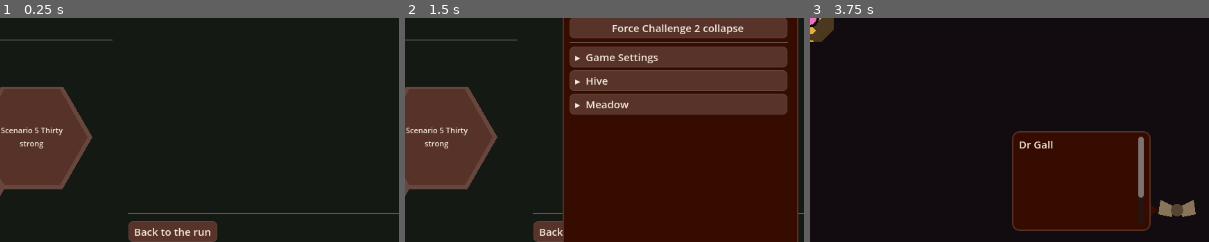
Above: before the commit, frames 1-3 (left to right).
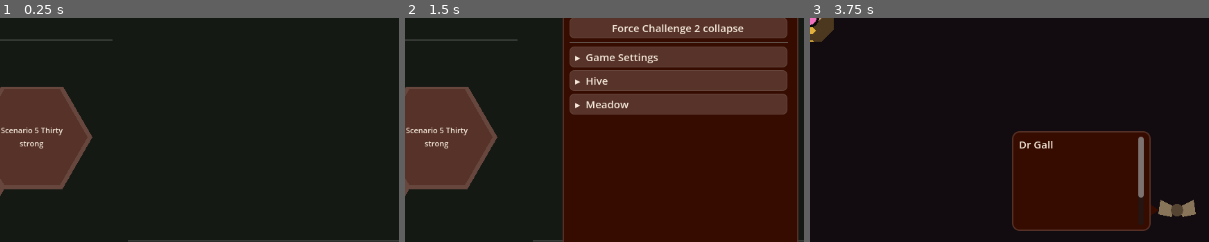
Above: after the commit, the same moments.

Repository: wonderburg7/meadow
Game: Godot game, scene res://scenes/Main.tscn
The game is run twice, just before and just after one commit, with the same random seed, the same clock (stepped at 60 frames per second) and the same inputs.
Inputs (mouse positions are % of the whole screen's width and height, from its top left):
- Up to frame 1 (0.25 s): no input
- Up to frame 2 (1.5 s): click "⚙" at 0.5 s; click (72, 98) at 1.25 s, where only the run before the commit has a clickable "Back to the run"
- Up to frame 3 (3.75 s): click "⚙" at 2 s; click (10, 30) at 2.77 s; click "Start" at 3.5 s
The pictures show only the part of the screen within x 50-100%, y 50-100%; the shares and areas given below are measured in that part.

The runs differ from the first frame. In frame 1, 2.6% of the frame differs, in the area x 32-100%, y 87-100%; in frame 2, 0.7%; in frame 3, nothing differs.

Commit message:
Hide Back to the run when no run is behind the menu
Co-Authored-By: Claude Sonnet 5.5 <noreply@anthropic.com>

Diff:
--- a/scripts/main_menu.gd
+++ b/scripts/main_menu.gd
@@ -122,6 +122,8 @@
 
 var root: Control
 var backdrop: ColorRect
+var _back_btn: Button
+var _back_row: Control
 var settings_button: Button
 var _detail_column: VBoxContainer
 ## level -> {"border": Polygon2D, "fill": Polygon2D, "tick": Label}
@@ -265,11 +267,13 @@
 	right_pane.add_child(HSeparator.new())
 
 	var close_btn := Button.new()
+	_back_btn = close_btn
 	close_btn.text = "Back to the run"
 	close_btn.custom_minimum_size = Vector2(0, 30)
 	_style_button(close_btn)
 	close_btn.pressed.connect(close)
-	right_pane.add_child(UI.with_info(close_btn, "Close the menu and carry on with the colony you already have. Nothing is restarted."))
+	_back_row = UI.with_info(close_btn, "Close the menu and carry on with the colony you already have. Nothing is restarted.")
+	right_pane.add_child(_back_row)
 
 func open() -> void:
 	# Re-read rather than trust whatever was loaded at _ready() -- a
@@ -279,10 +283,14 @@
 	# otherwise go stale for the rest of the session.
 	_profile_data = PlayerProfile.read()
 	_refresh_ticks()
+	# "Back to the run" only makes sense with a run behind the menu.
+	_back_row.visible = not Session.menu_pending
 	visible = true
 	get_tree().paused = true
 
 func close() -> void:
+	if Session.menu_pending:
+		return   # no run behind the menu to return to
 	visible = false
 	get_tree().paused = false
 	Session.menu_pending = false
Not shown, added: checks/ready/C-95.md
Not shown, changed: plans/now/hands-on-findings.md
